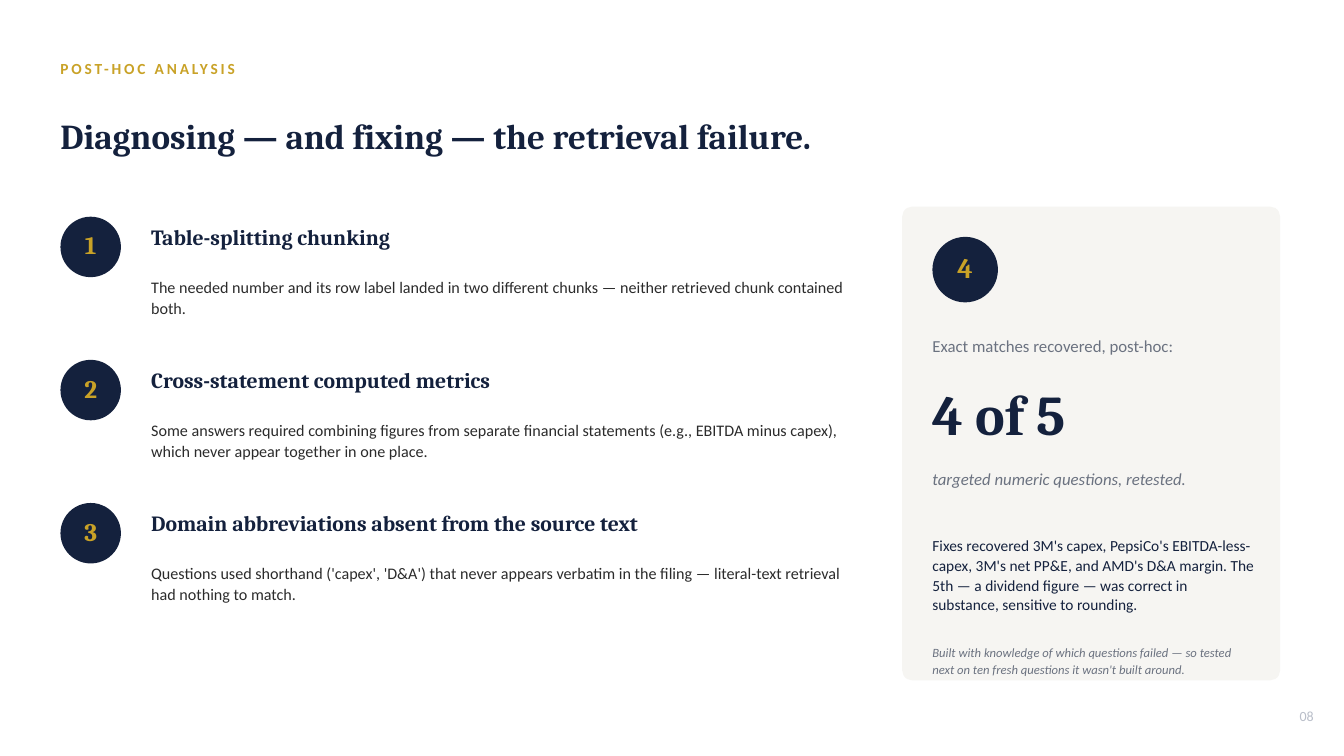
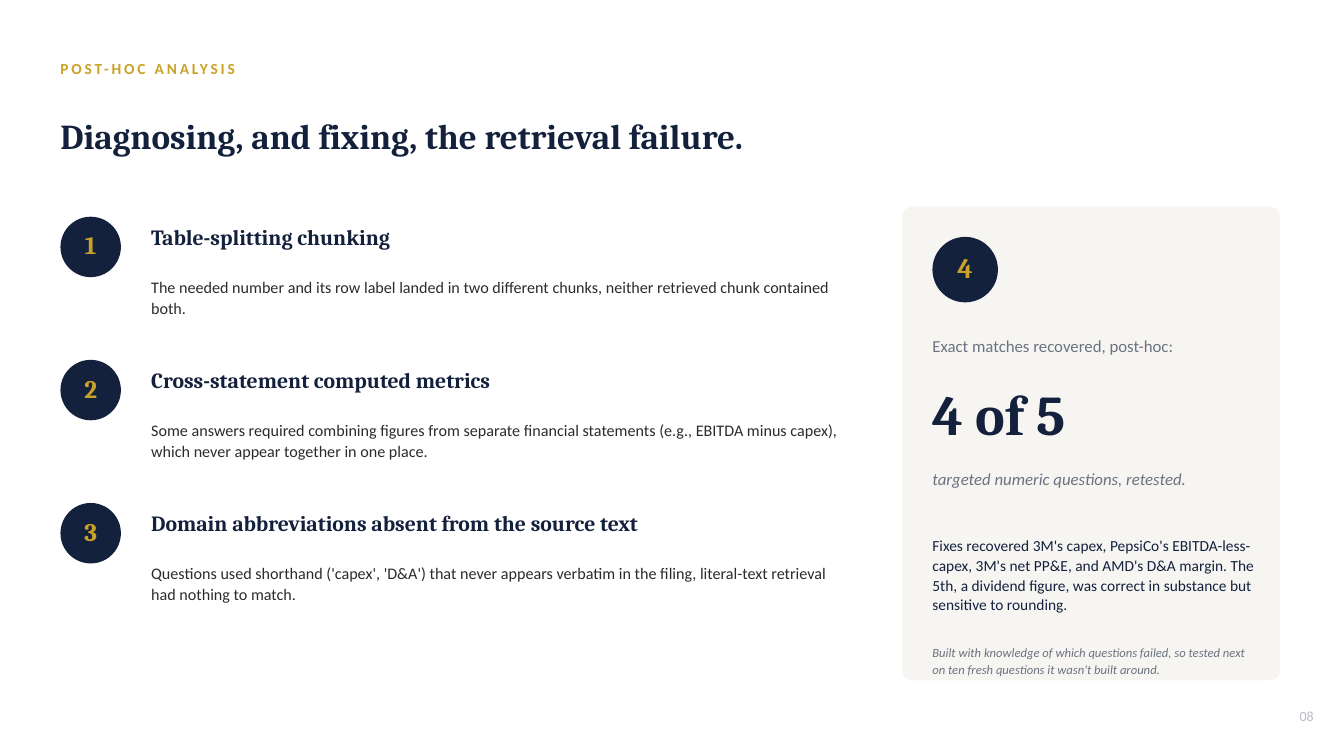
Before and after one commit to nv78/Research-semanticchunking, a slide deck: slide 8 of FinanceBench_Ablation_Deck.pptx. Drawn at 1344x756 pixels with LibreOffice and Linux fonts; fonts in the diff are those of the drawing. Boxes give left, top, right and bottom in pixels: in the first picture for what was removed or moved away, otherwise in the second. Text is boxed around its words. In the diff, an @@ line names an element or a change of style, - is before the commit and + after.

```diff
--- a/FinanceBench_Ablation_Deck.pptx
+++ b/FinanceBench_Ablation_Deck.pptx
@@ text at bbox=[60, 124, 743, 157]: text changed @@
-Diagnosing — and fixing — the retrieval failure.
+Diagnosing, and fixing, the retrieval failure.
@@ text at bbox=[151, 282, 829, 314]: text changed @@
-The needed number and its row label landed in two different chunks — neither retrieved chunk contained both.
+The needed number and its row label landed in two different chunks, neither retrieved chunk contained both.
@@ text at bbox=[151, 567, 825, 603]: text changed @@
-Questions used shorthand ('capex', 'D&A') that never appears verbatim in the filing — literal-text retrieval had nothing to match.
+Questions used shorthand ('capex', 'D&A') that never appears verbatim in the filing, literal-text retrieval had nothing to match.
@@ text at bbox=[932, 540, 1254, 613]: text changed @@
-Fixes recovered 3M's capex, PepsiCo's EBITDA-less-capex, 3M's net PP&E, and AMD's D&A margin. The 5th — a dividend figure — was correct in substance, sensitive to rounding.
+Fixes recovered 3M's capex, PepsiCo's EBITDA-less-capex, 3M's net PP&E, and AMD's D&A margin. The 5th, a dividend figure, was correct in substance but sensitive to rounding.
@@ text at bbox=[932, 648, 1245, 676]: text changed @@
-Built with knowledge of which questions failed — so tested next on ten fresh questions it wasn't built around.
+Built with knowledge of which questions failed, so tested next on ten fresh questions it wasn't built around.
```
Also in this commit, not shown: 13 other slides changed, 2 other files.
